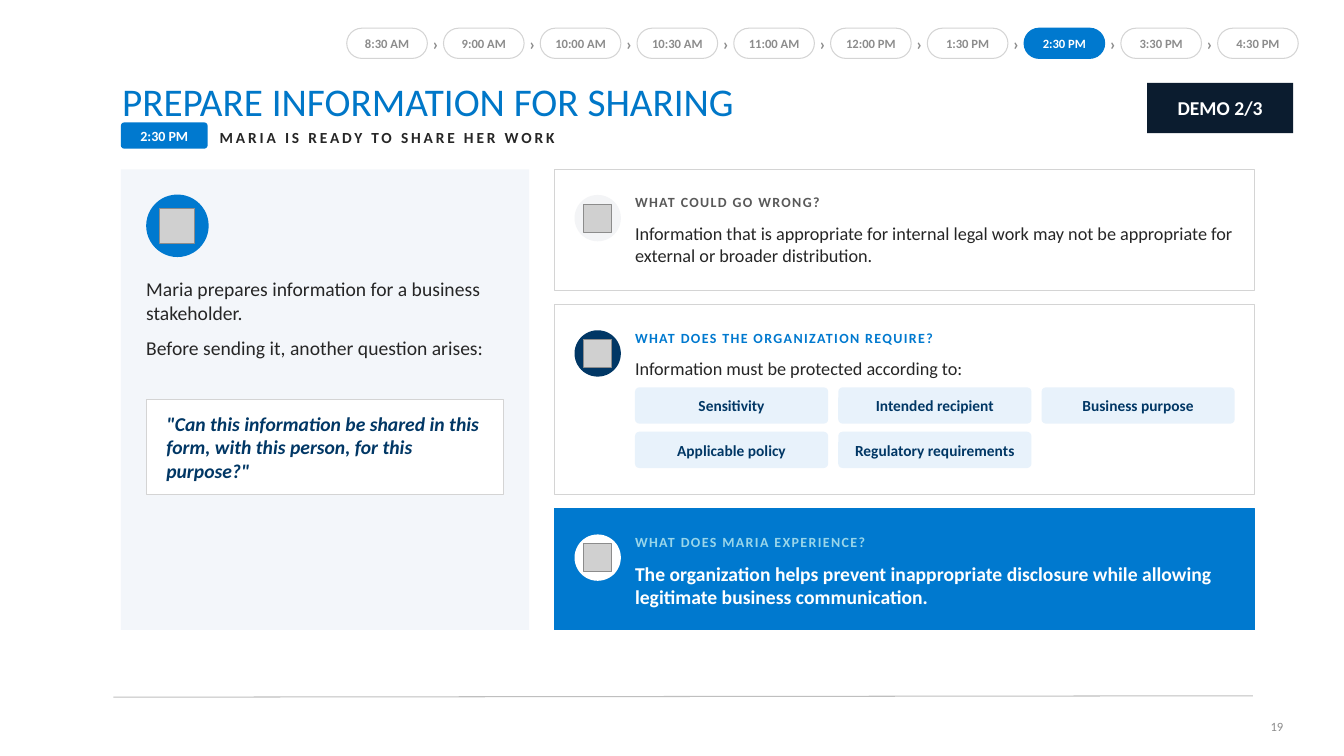
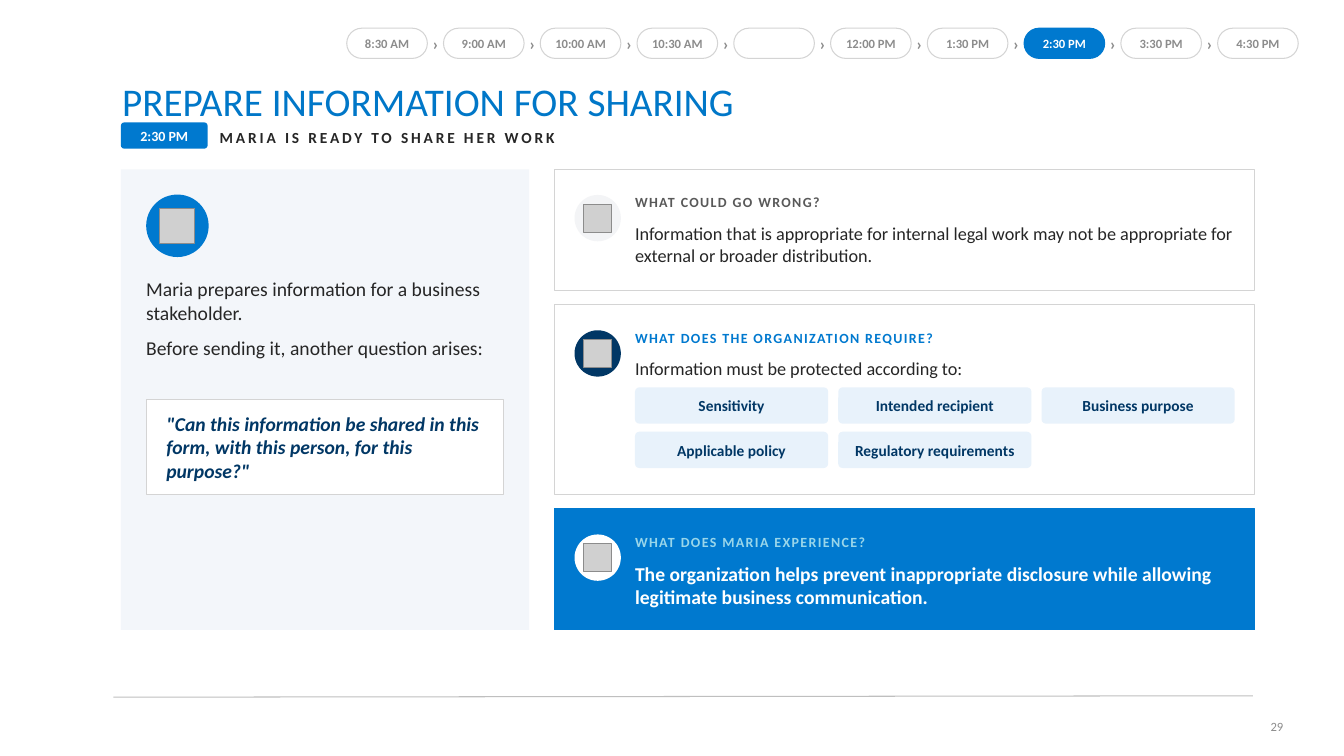
Before and after one commit to gauthiii/bhuc, a slide deck: slide 29 of Workshop_09_24.pptx (slide 19 before the commit). Drawn at 1344x756 pixels with LibreOffice and Linux fonts; fonts in the diff are those of the drawing; grey boxes stand for pictures. Boxes give left, top, right and bottom in pixels: in the first picture for what was removed or moved away, otherwise in the second. Text is boxed around its words. In the diff, an @@ line names an element or a change of style, - is before the commit and + after.

```diff
--- a/Workshop_09_24.pptx
+++ b/Workshop_09_24.pptx
@@ text in rounded rectangle at (749,40,800,48): text removed @@
-11:00 AM
@@ rectangle removed at (1147,83,1294,133) @@
@@ text removed at (1178,101,1262,116) @@
-DEMO 2/3
```
Also in this commit, not shown: 7 other slides changed, 12 slides added, 1 slide removed, 3 other files.
